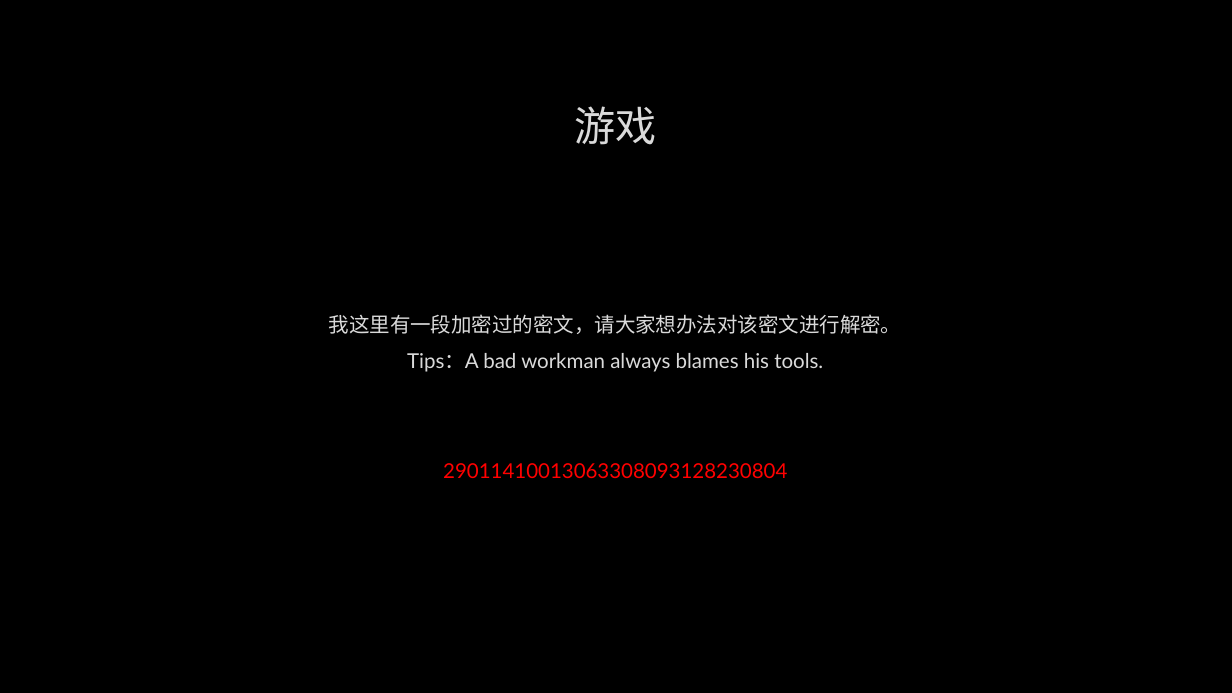
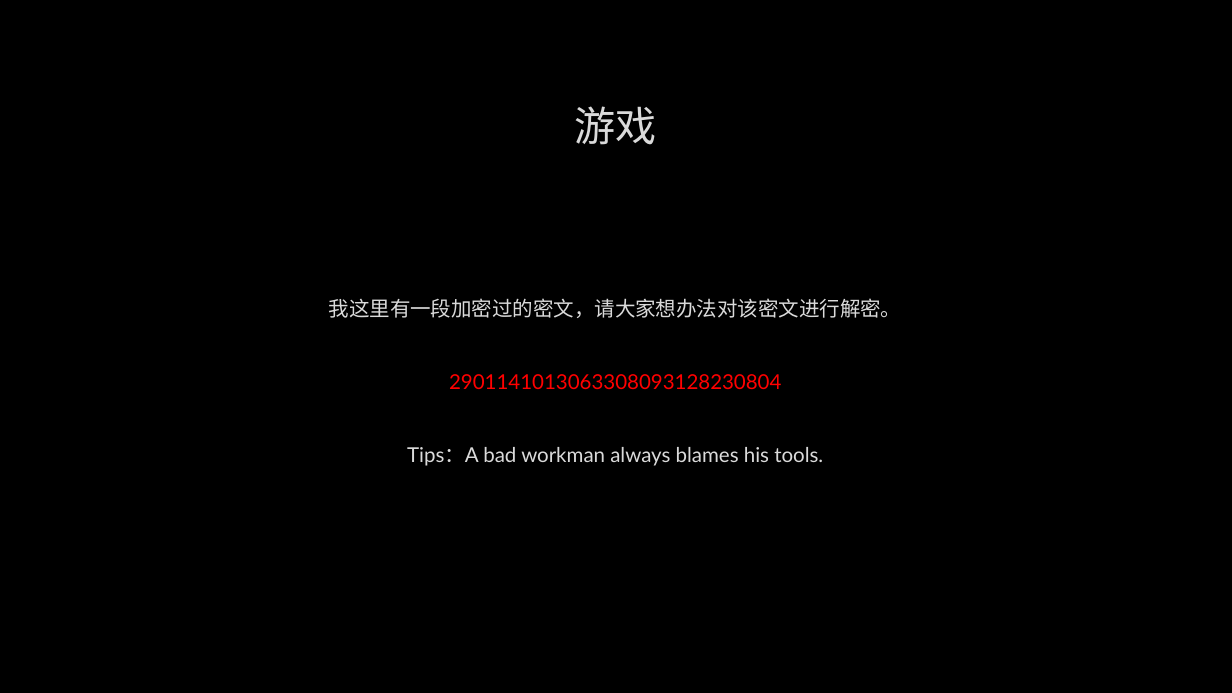
Before and after one commit to albertclass/Lessons, a slide deck: slide 5 of communication/策划与程序沟通技巧.pptx. Drawn at 1232x693 pixels with LibreOffice and Linux fonts; fonts in the diff are those of the drawing; background and template pictures are left out. Boxes give left, top, right and bottom in pixels: in the first picture for what was removed or moved away, otherwise in the second. Text is boxed around its words. In the diff, an @@ line names an element or a change of style, - is before the commit and + after.

```diff
--- a/communication/策划与程序沟通技巧.pptx
+++ b/communication/策划与程序沟通技巧.pptx
@@ text at (449, 374, 781, 389): paragraph added @@
+2901141013063308093128230804
@@ text at (443, 463, 787, 478): paragraph removed @@
-29011410013063308093128230804
```
Also in this commit, not shown: 1 other slide changed, 1 other file.
